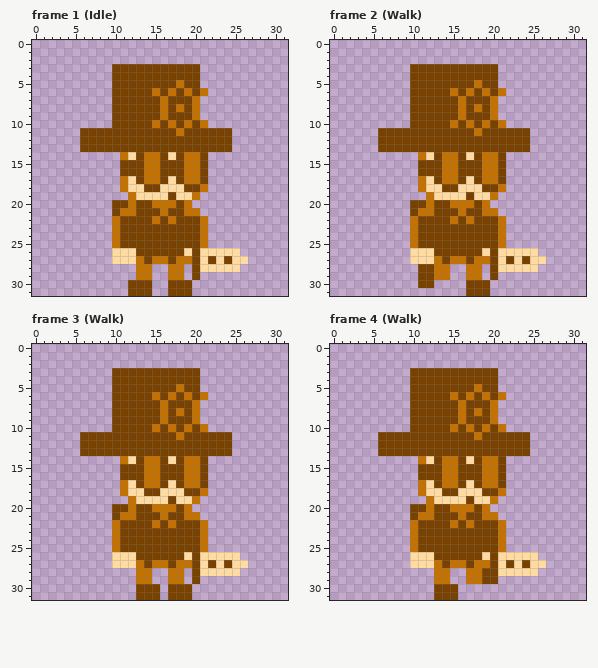
Two states of a pixel-art file, Assets/Sprites/Pip.aseprite. Above is the file before it was changed.
32x32 pixels, 9 frames. Shown: frame 1 (Idle), frame 2 (Walk), frame 3 (Walk), frame 4 (Walk). The commit also changed other frames, which this record leaves out.
Once edited:
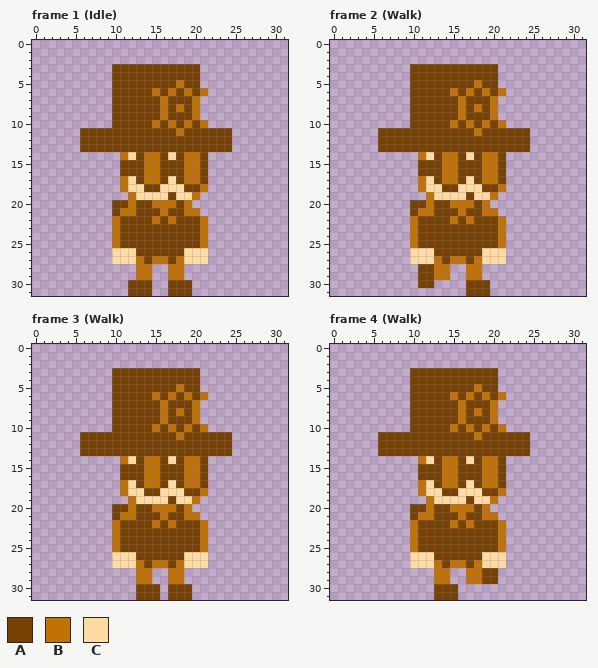
Palette (. is transparent): A #794100  B #c37100  C #ffdba2
Diff:
layer "Sword" removed
--- frame 1 (Idle)
@@ x 17..28 @@
 25 AAAAB.......
-26 AACACCCCC...
-27 ABBACACACC..
-28 BB.ACCCCC...
-29 BB.A........
+26 AACCC.......
+27 ABCCC.......
+28 BB..........
+29 BB..........
 30 AAA.........
--- frame 2 (Walk): the same change as frame 1 (Idle)
--- frame 3 (Walk): the same change as frame 1 (Idle)
--- frame 4 (Walk)
@@ x 17..28 @@
 25 AAAAB.......
-26 AACACCCCC...
-27 ABBACACACC..
-28 BBAACCCCC...
+26 AACCC.......
+27 ABCCC.......
+28 BBAA........
 29 BBAA........
